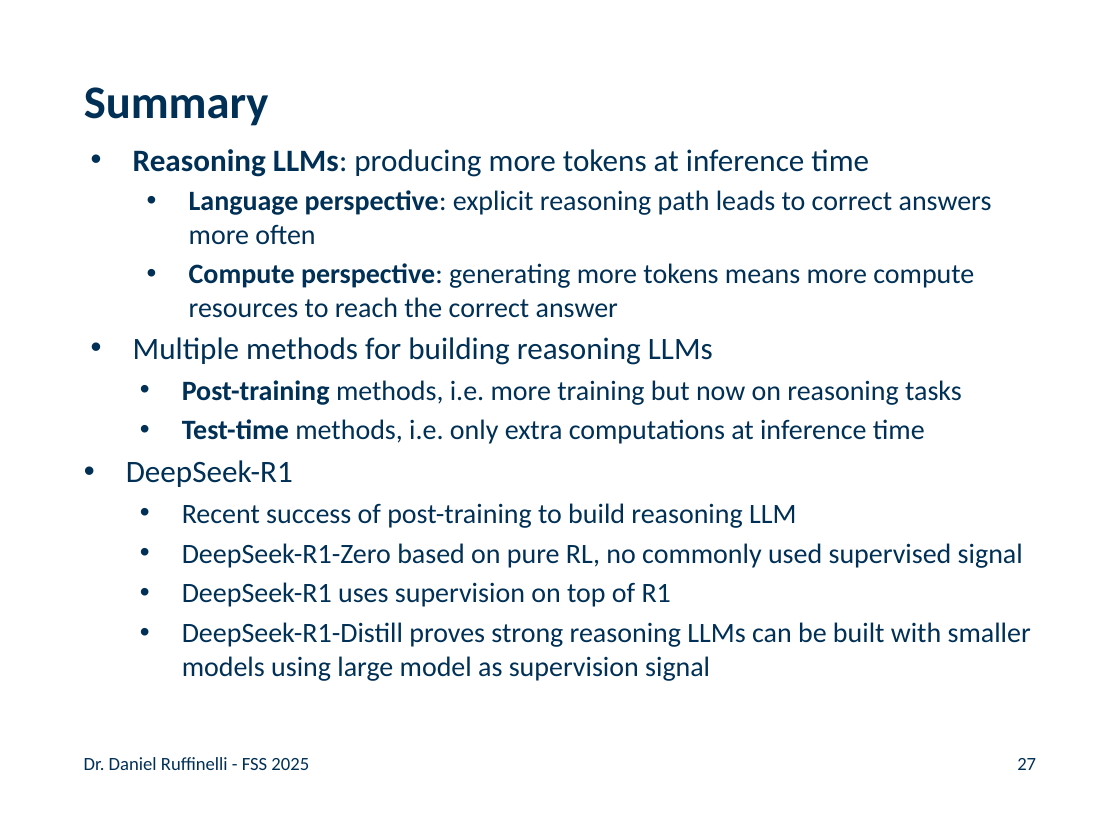
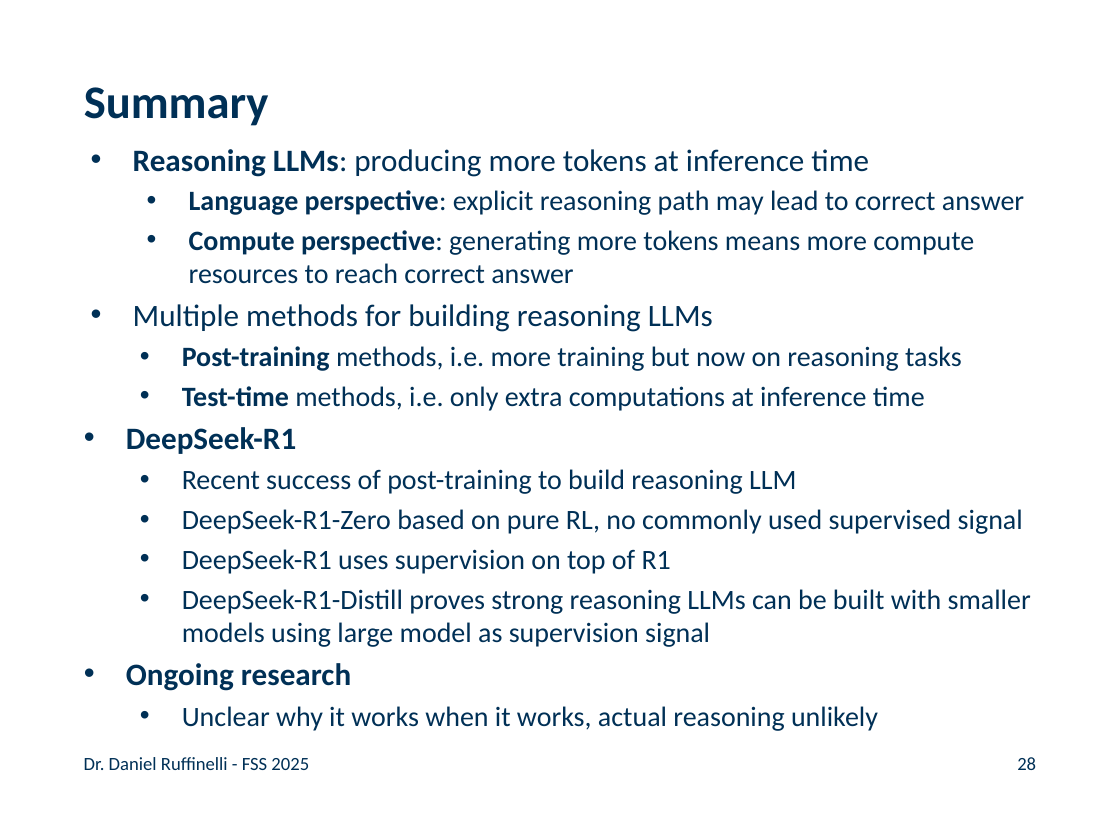
Before and after one commit to rufex2001/teaching_llms, a slide deck: slide 28 of lectures/11_reasoning_llms/11_reasoning_llms.pptx (slide 27 before the commit). Drawn at 1120x840 pixels with LibreOffice and Linux fonts; fonts in the diff are those of the drawing; background and template pictures are left out. Boxes give left, top, right and bottom in pixels: in the first picture for what was removed or moved away, otherwise in the second. Text is boxed around its words. In the diff, an @@ line names an element or a change of style, - is before the commit and + after.

```diff
--- a/lectures/11_reasoning_llms/11_reasoning_llms.pptx
+++ b/lectures/11_reasoning_llms/11_reasoning_llms.pptx
@@ text at [189, 190, 1024, 284]: text changed @@
-  • Language perspective: explicit reasoning path leads to correct answers more often
-  • Compute perspective: generating more tokens means more compute resources to reach the correct answer
+  • Language perspective: explicit reasoning path may lead to correct answer
+  • Compute perspective: generating more tokens means more compute resources to reach correct answer
@@ text at [126, 427, 296, 454]: bold on in "DeepSeek-R1" @@
@@ text at [126, 663, 878, 731]: paragraphs added @@
+• Ongoing research
+  • Unclear why it works when it works, actual reasoning unlikely
@@ page number at [1017, 757, 1036, 770]: text changed @@
-27
+28
```
Also in this commit, not shown: 1 other slide changed, 1 slide added, 1 other file.
